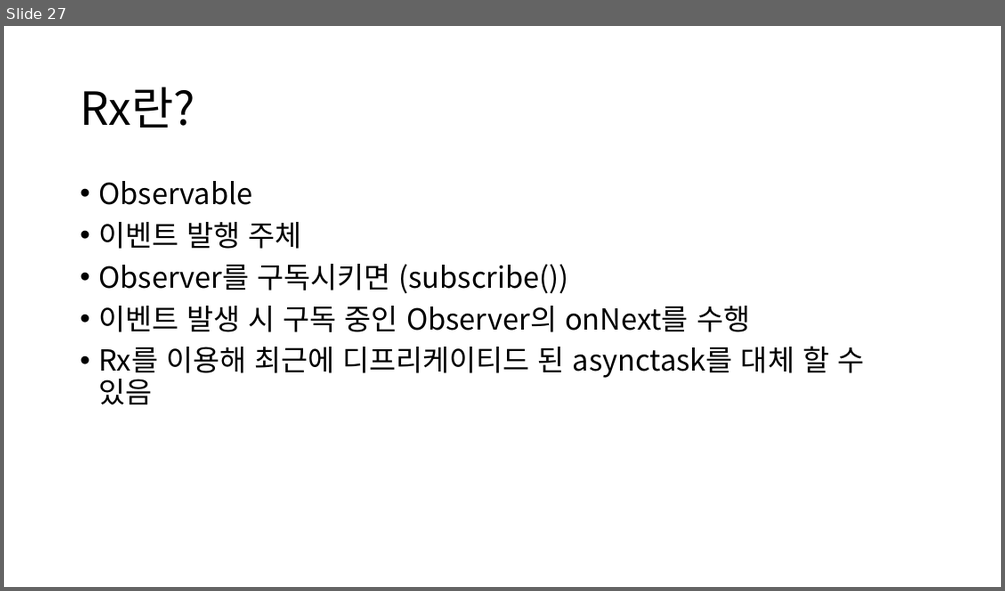
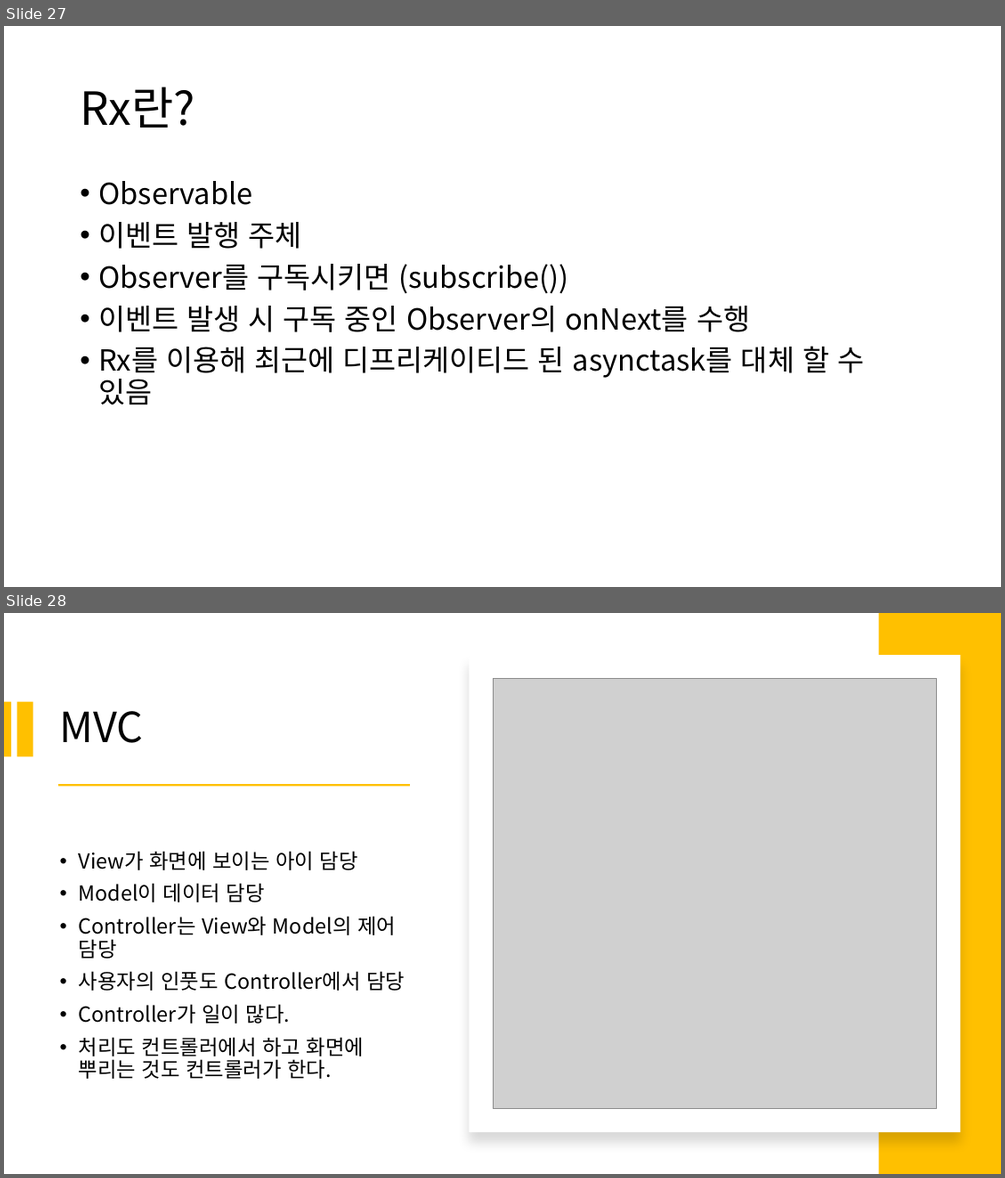
Before and after one commit to satelite54/BUSAN_IT_ACADEMY, a slide deck: 학습자료/학습 정리.pptx. Shown one above the other, each under a label of ours: slide 27 before the commit, slides 27 and 28 after it. The pictures are 1005x591 and 1005x1178 pixels, drawn with LibreOffice and Linux fonts; fonts in the diff are those of the drawing; grey boxes stand for pictures. Boxes give left, top, right and bottom in pixels: in the first picture for what was removed or moved away, otherwise in the second. Text is boxed around its words. In the diff, an @@ line names an element or a change of style, - is before the commit and + after.

Commit message:
[java, JSP, Android]  - 안드로이드 MVC, MVP, MVVM 패턴 학습자료 업데이트  - 안드로이드 MVVM 예제 어플리케이션 프로젝트 생성  - JSP 소스코드 추가 업로드

```diff
--- a/학습자료/학습 정리.pptx
+++ b/학습자료/학습 정리.pptx
@@ slide 28 added at box(4, 613, 1001, 1174), background #FFFFFF @@
@@ rectangle added at box(879, 613, 1001, 1174), fill #FFC000 @@
@@ rectangle added at box(469, 655, 961, 1132), fill #FFFFFF @@
@@ picture added at box(493, 678, 937, 1108) @@
@@ rectangle added at box(4, 701, 11, 756), fill #FFC000 @@
@@ rectangle added at box(16, 701, 32, 756), fill #FFC000 @@
@@ title added at box(60, 711, 144, 743), 40 pt, text #000000 @@
+MVC
@@ rectangle added at box(58, 784, 410, 787), fill #FFC000 @@
@@ text added at box(79, 851, 404, 1078), 20 pt, text #000000 @@
+• View가 화면에 보이는 아이 담당
+• Model이 데이터 담당
+• Controller는 View와 Model의 제어 담당
+• 사용자의 인풋도 Controller에서 담당
+• Controller가 일이 많다.
+• 처리도 컨트롤러에서 하고 화면에 뿌리는 것도 컨트롤러가 한다.
```
Also in this commit, not shown: 7 other slides added, 40 other files.
